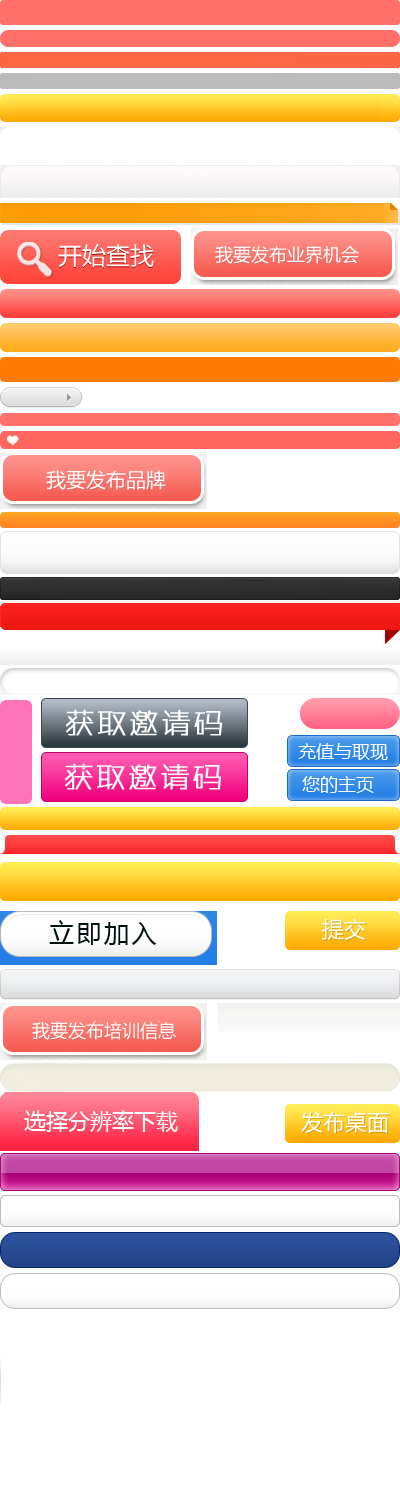
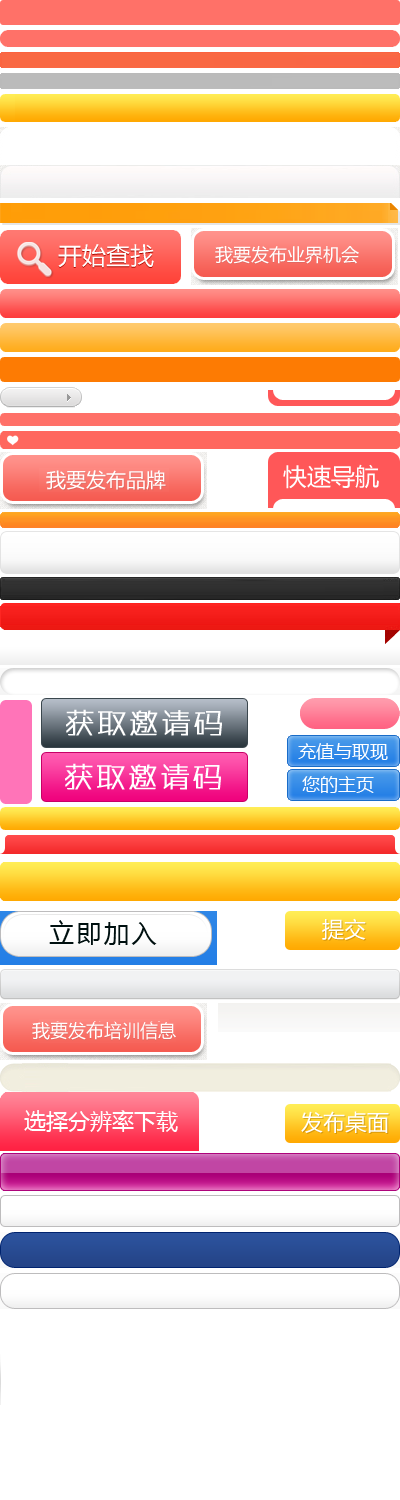
Comparing the layer stacks of the two 400px x 1500px images. Changes:
added layer "图层 64" above "图层 63" over [268, 390, 400, 406]
added layer "图层 63" above "图层 62" over [268, 452, 400, 508]
